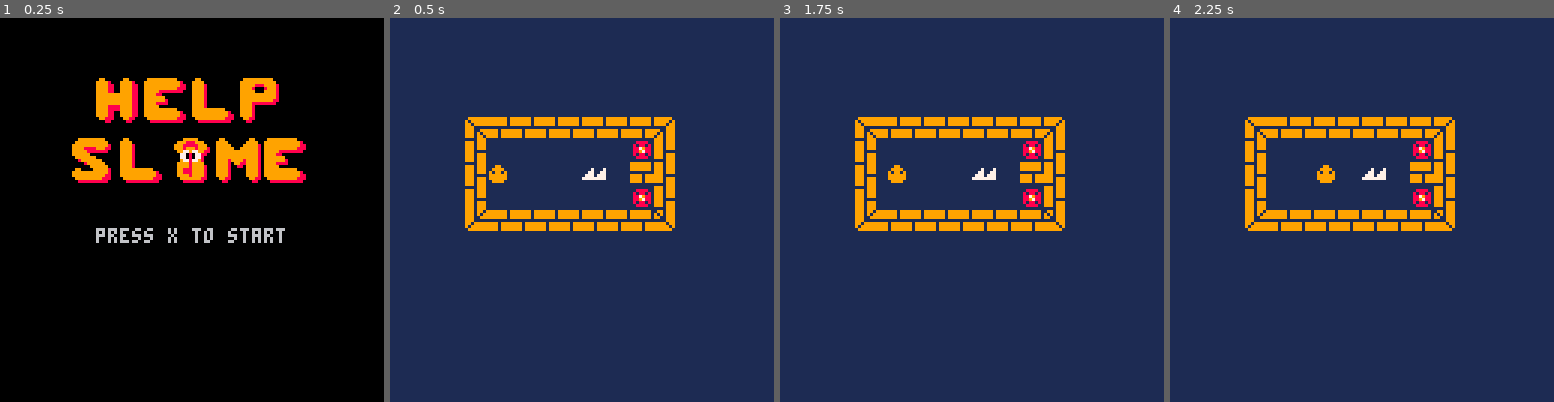
Above: before the commit, frames 1-4 (left to right).
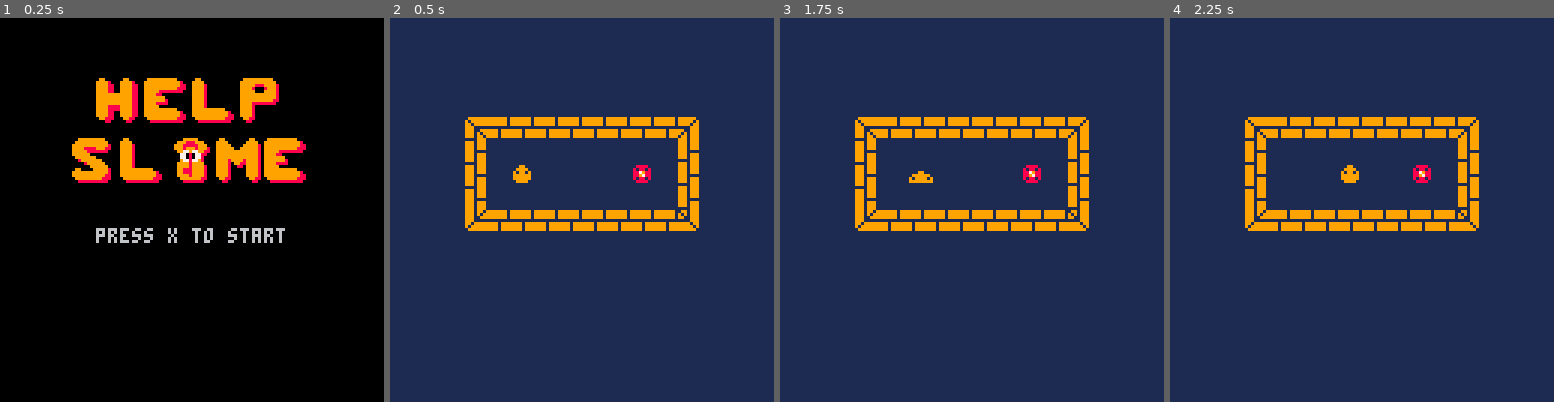
Above: after the commit, the same moments.

Repository: GameJams-fiwon123/GBJam8
Game: PICO-8 cartridge gbjam8.p8
Same seed, same stepped clock (60 frames per second), same inputs: the game is played once before the commit and once after it.
Inputs:
- Up to frame 1 (0.25 s): no input
- Up to frame 2 (0.5 s): tap X (X key) at 0.33 s
- Up to frame 3 (1.75 s): tap X (X key) at 1.07 s; hold Right from 1.6 s (still down)
- Up to frame 4 (2.25 s): tap X (X key) at 1.85 s; release Right at 2.1 s; hold Up from 2.15 s (still down)

Frame 1 is identical in both runs. In frame 2, 3.3% of the frame differs, in the area x 25-81%, y 25-56%; in frame 3, 3.2%; in frame 4, 3.3%.

Commit message:
sfx walk

Diff:
--- a/gbjam8.p8
+++ b/gbjam8.p8
@@ -4,6 +4,19 @@
 -- start
 game = {}
 
+flags = {
+	collision=0,
+	portal=7
+}
+
+sfxs = {
+ spike = 0,
+ walk  = 1,
+ catch = 2,
+ open_door = 3,
+ button = 4
+}
+
 function _init()
 	show_menu()
 end
@@ -15,15 +28,6 @@
 function _draw()
 	game.draw()
 end
- --[[ sfx
- 00 espinho
- 01 andar (rastejar)
- 02 pegar
- 03 abrir portas
- 04 botao
-]]
-
-
 -->8
 -- main menu
 function show_menu()
@@ -58,7 +62,7 @@
 	game.update = update_level
 	game.draw = draw_level
 
-	add(slimes,new_player(4*8,6*8))
+	add(slimes,new_player(5*8,6*8))
 end
 
 function input_walk()
@@ -79,8 +83,18 @@
 	end
 
 	if input.x != 0 or input.y != 0 then
+
+			local flag_walk
 			for slime in all(slimes) do
-				walk(slime)
+				if not flag_walk then
+					flag_walk = walk(slime)
+				else
+				 walk(slime)
+				end
+			end
+
+			if flag_walk then
+				sfx(sfxs.walk)
 			end
 
 			game.update = update_walk
@@ -106,7 +120,13 @@
 			can_walk = false
 		end
 
-		--anim(slime)
+		anim(slime)
+	end
+
+	for slime in all(slimes) do
+		if can_walk and is_finish(slime.x,slime.y) then
+			next_level()
+		end
 	end
 
 	if can_walk then
@@ -115,6 +135,14 @@
 
 end
 
+function is_finish(x,y)
+		local tile=mget(x/8, y/8)
+	return fget(tile, flags.portal)
+end
+
+function next_level()
+ anim_level(2)
+end
 
 function draw_level()
 	cls()
@@ -126,7 +154,8 @@
 
 function anim_level(level)
  cls()
-	print_centered("level "+level, 0, 0)
+ camera(128,0)
+	print_centered("level "..level, 0, 0)
 end
 -->8
 -- credits
@@ -158,17 +187,20 @@
 	if not is_block(next_x, next_y) then
 		player.next_x = next_x
 		player.next_y = next_y
-	end
-
+
+		return true
+	end
+
+	return false
 end
 
 function is_block(x, y)
 	local tile=mget(x/8, y/8)
-	return fget(tile, 0)
+	return fget(tile, flags.collision)
 end
 
 function anim(player)
-	player.spt+=0.25
+	player.spt+=0.5
 	if player.spt > 4 then
 	 player.spt=1
 	end
@@ -240,45 +272,45 @@
 11111111111111111111111111111111111111111111111111111111111111111111111111111111000000000000000000000000000000000000000000000000
 41414141414141414141414141414141414141414141414141414141414141414141414141414141414141414141414141414141414141414141410000000000
 __gff__
-0000000000000000000000000000000000000000000101010100000000000000000000000001010101000000000000000000000000000000000000000000000000000000000000000000000000000000000000000000000000000000000000000000000000000000000000000000000000000000000000000000000000000000
+0000000000000000000000000000000000808000000101010100000000000000000000000001010101000000000000000000000000000000000000000000000000000000000000000000000000000000000000000000000000000000000000000000000000000000000000000000000000000000000000000000000000000000
 0000000000000000000000000000000000000000000000000000000000000000000000000000000000000000000000000000000000000000000000000000000000000000000000000000000000000000000000000000000000000000000000000000000000000000000000000000000000000000000000000000000000000000
 __map__
 1414141414141414141414141414141414141414141414141414141414141414141414141414141414141414141414141414141414141414141414000000000000000000000000000000000000000000000000000000000000000000000000000000000000000000000000000000000000000000000000000000000000000000
 1414141414141414141414141414141414141414141414141414141414141414141414141414141414141414141414141414141414141414141414000000000000000000000000000000000000000000000000000000000000000000000000000000000000000000000000000000000000000000000000000000000000000000
 1414141414141414141414141414141414141414141414141414141414141414141414141414141414141414141414141414141414141414141414000000000000000000000000000000000000000000000000000000000000000000000000000000000000000000000000000000000000000000000000000000000000000000
 1414141414141414141414141414141414141414141414141414141414141414141414141414141414141414141414141414141414141414141414000000000000000000000000000000000000000000000000000000000000000000000000000000000000000000000000000000000000000000000000000000000000000000
-1414141715151515151515181414141414141414141414141414141414141414141414141414141414141414141414141414141414141414141414000000000000000000000000000000000000000000000000000000000000000000000000000000000000000000000000000000000000000000000000000000000000000000
-1414141614141414141411261414141414141414141414141414141414141414141414141414141414141414141414141414141414141414141414000000000000000000000000000000000000000000000000000000000000000000000000000000000000000000000000000000000000000000000000000000000000000000
-1414141614141414131425261414141414141414141414141414141414141414141414141414141414141414141414141414141414141414141414000000000000000000000000000000000000000000000000000000000000000000000000000000000000000000000000000000000000000000000000000000000000000000
-1414141614141414141411261414141414141414141414141414141414141414141414141414141414141414141414141414141414141414141414000000000000000000000000000000000000000000000000000000000000000000000000000000000000000000000000000000000000000000000000000000000000000000
-1414142725252525252525281414141414141414141414141414141414141414141414141414141414141414141414141414141414141414141414000000000000000000000000000000000000000000000000000000000000000000000000000000000000000000000000000000000000000000000000000000000000000000
-1414141414141414141414141414141414141414141414141414141414141414141414141414141414141414141414141414141414141414141414000000000000000000000000000000000000000000000000000000000000000000000000000000000000000000000000000000000000000000000000000000000000000000
-1414141414141414141414141414141414141414141414141414141414141414141414141414141414141414141414141414141414141414141414000000000000000000000000000000000000000000000000000000000000000000000000000000000000000000000000000000000000000000000000000000000000000000
-1414141414141414141414141414141414141414141414141414141414141414141414141414141414141414141414141414141414141414141414000000000000000000000000000000000000000000000000000000000000000000000000000000000000000000000000000000000000000000000000000000000000000000
-1414141414141414141414141414141414141414141414141414141414141414141414141414141414141414141414141414141414141414141414000000000000000000000000000000000000000000000000000000000000000000000000000000000000000000000000000000000000000000000000000000000000000000
-1414141414141414141414141414141414141414141414141414141414141414141414141414141414141414141414141414141414141414141414000000000000000000000000000000000000000000000000000000000000000000000000000000000000000000000000000000000000000000000000000000000000000000
-1414141414141414141414141414141414141414141414141414141414141414141414141414141414141414141414141414141414141414141414000000000000000000000000000000000000000000000000000000000000000000000000000000000000000000000000000000000000000000000000000000000000000000
-1414141414141414141414141414141414141414141414141414141414141414141414141414141414141414141414141414141414141414141414000000000000000000000000000000000000000000000000000000000000000000000000000000000000000000000000000000000000000000000000000000000000000000
-1414141414141414141414141414141414141414141414141414141414141414141414141414141414141414141414141414141414141414141414000000000000000000000000000000000000000000000000000000000000000000000000000000000000000000000000000000000000000000000000000000000000000000
-1414141414141414141414141414141414141414141414141414141414141414141414141414141414141414141414141414141414141414141414000000000000000000000000000000000000000000000000000000000000000000000000000000000000000000000000000000000000000000000000000000000000000000
-1414141414141414141414141414141414141414141414141414141414141414141414141414141414141414141414141414141414141414141414000000000000000000000000000000000000000000000000000000000000000000000000000000000000000000000000000000000000000000000000000000000000000000
-1414141414141414141414141414141414141414141414141414141414141414141414141414141414141414141414141414141414141414141414000000000000000000000000000000000000000000000000000000000000000000000000000000000000000000000000000000000000000000000000000000000000000000
-1414141414141414141414141414141414141414141414141414141414141414141414141414141414141414141414141414141414141414141414000000000000000000000000000000000000000000000000000000000000000000000000000000000000000000000000000000000000000000000000000000000000000000
-1414141414141414141414141414141414141414141414141414141414141414141414141414141414141414141414141414141414141414141414000000000000000000000000000000000000000000000000000000000000000000000000000000000000000000000000000000000000000000000000000000000000000000
-1414141414141414141414141414141414141414141414141414141414141414141414141414141414141414141414141414141414141414141414000000000000000000000000000000000000000000000000000000000000000000000000000000000000000000000000000000000000000000000000000000000000000000
-1414141414141414141414141414141414141414141414141414141414141414141414141414141414141414141414141414141414141414141414000000000000000000000000000000000000000000000000000000000000000000000000000000000000000000000000000000000000000000000000000000000000000000
-1414141414141414141414141414141414141414141414141414141414141414141414141414141414141414141414141414141414141414141414000000000000000000000000000000000000000000000000000000000000000000000000000000000000000000000000000000000000000000000000000000000000000000
-1414141414141414141414141414141414141414141414141414141414141414141414141414141414141414141414141414141414141414141414000000000000000000000000000000000000000000000000000000000000000000000000000000000000000000000000000000000000000000000000000000000000000000
-1414141414141414141414141414141414141414141414141414141414141414141414141414141414141414141414141414141414141414141414000000000000000000000000000000000000000000000000000000000000000000000000000000000000000000000000000000000000000000000000000000000000000000
-1414141414141414141414141414141414141414141414141414141414141414141414141414141414141414141414141414141414141414141414000000000000000000000000000000000000000000000000000000000000000000000000000000000000000000000000000000000000000000000000000000000000000000
-1414141414141414141414141414141414141414141414141414141414141414141414141414141414141414141414141414141414141414141414000000000000000000000000000000000000000000000000000000000000000000000000000000000000000000000000000000000000000000000000000000000000000000
-1414141414141414141414141414141414141414141414141414141414141414141414141414141414141414141414141414141414141414141414000000000000000000000000000000000000000000000000000000000000000000000000000000000000000000000000000000000000000000000000000000000000000000
-1414141414141414141414141414141414141414141414141414141414141414141414141414141414141414141414141414141414141414141414000000000000000000000000000000000000000000000000000000000000000000000000000000000000000000000000000000000000000000000000000000000000000000
-1414141414141414141414141414141414141414141414141414141414141414141414141414141414141414141414141414141414141414141414000000000000000000000000000000000000000000000000000000000000000000000000000000000000000000000000000000000000000000000000000000000000000000
-…(7 lines of a section not shown)…
+1414141715151515151515151814141414141414171515151515151814141414141414141414141414141414141414141414141414141414141414000000000000000000000000000000000000000000000000000000000000000000000000000000000000000000000000000000000000000000000000000000000000000000
+1414141614141414141414142614141414141414161414141414112614141414141414141414141414141414141414141414141414141414141414000000000000000000000000000000000000000000000000000000000000000000000000000000000000000000000000000000000000000000000000000000000000000000
+1414141614141414141411142614141414141414161414141314252614141414141414141414141414141414141414141414141414141414141414000000000000000000000000000000000000000000000000000000000000000000000000000000000000000000000000000000000000000000000000000000000000000000
+1414141614141414141414142614141414141414161414141414112614141414141414141414141414141414141414141414141414141414141414000000000000000000000000000000000000000000000000000000000000000000000000000000000000000000000000000000000000000000000000000000000000000000
+1414142725252525252525252814141414141414272525252525252814141414141414141414141414141414141414141414141414141414141414000000000000000000000000000000000000000000000000000000000000000000000000000000000000000000000000000000000000000000000000000000000000000000
+1414141414141414141414141414141414141414141414141414141414141414141414141414141414141414141414141414141414141414141414000000000000000000000000000000000000000000000000000000000000000000000000000000000000000000000000000000000000000000000000000000000000000000
+1414141414141414141414141414141414141414141414141414141414141414141414141414141414141414141414141414141414141414141414000000000000000000000000000000000000000000000000000000000000000000000000000000000000000000000000000000000000000000000000000000000000000000
+1414141414141414141414141414141414141414141414141414141414141414141414141414141414141414141414141414141414141414141414000000000000000000000000000000000000000000000000000000000000000000000000000000000000000000000000000000000000000000000000000000000000000000
+1414141414141414141414141414141414141414141414141414141414141414141414141414141414141414141414141414141414141414141414000000000000000000000000000000000000000000000000000000000000000000000000000000000000000000000000000000000000000000000000000000000000000000
+1414141414141414141414141414141414141414141414141414141414141414141414141414141414141414141414141414141414141414141414000000000000000000000000000000000000000000000000000000000000000000000000000000000000000000000000000000000000000000000000000000000000000000
+1414141414141414141414141414141414141414141414141414141414141414141414141414141414141414141414141414141414141414141414000000000000000000000000000000000000000000000000000000000000000000000000000000000000000000000000000000000000000000000000000000000000000000
+1414141414141414141414141414141414141414141414141414141414141414141414141414141414141414141414141414141414141414141414000000000000000000000000000000000000000000000000000000000000000000000000000000000000000000000000000000000000000000000000000000000000000000
+1414141414141414141414141414141414141414141414141414141414141414141414141414141414141414141414141414141414141414141414000000000000000000000000000000000000000000000000000000000000000000000000000000000000000000000000000000000000000000000000000000000000000000
+1414141414141414141414141414141414141414141414141414141414141414141414141414141414141414141414141414141414141414141414000000000000000000000000000000000000000000000000000000000000000000000000000000000000000000000000000000000000000000000000000000000000000000
+1414141414141414141414141414141414141414141414141414141414141414141414141414141414141414141414141414141414141414141414000000000000000000000000000000000000000000000000000000000000000000000000000000000000000000000000000000000000000000000000000000000000000000
+1414141414141414141414141414141414141414141414141414141414141414141414141414141414141414141414141414141414141414141414000000000000000000000000000000000000000000000000000000000000000000000000000000000000000000000000000000000000000000000000000000000000000000
+1414141414141414141414141414141414141414141414141414141414141414141414141414141414141414141414141414141414141414141414000000000000000000000000000000000000000000000000000000000000000000000000000000000000000000000000000000000000000000000000000000000000000000
+1414141414141414141414141414141414141414141414141414141414141414141414141414141414141414141414141414141414141414141414000000000000000000000000000000000000000000000000000000000000000000000000000000000000000000000000000000000000000000000000000000000000000000
+1414141414141414141414141414141414141414141414141414141414141414141414141414141414141414141414141414141414141414141414000000000000000000000000000000000000000000000000000000000000000000000000000000000000000000000000000000000000000000000000000000000000000000
+1414141414141414141414141414141414141414141414141414141414141414141414141414141414141414141414141414141414141414141414000000000000000000000000000000000000000000000000000000000000000000000000000000000000000000000000000000000000000000000000000000000000000000
+1414141414141414141414141414141414141414141414141414141414141414141414141414141414141414141414141414141414141414141414000000000000000000000000000000000000000000000000000000000000000000000000000000000000000000000000000000000000000000000000000000000000000000
+1414141414141414141414141414141414141414141414141414141414141414141414141414141414141414141414141414141414141414141414000000000000000000000000000000000000000000000000000000000000000000000000000000000000000000000000000000000000000000000000000000000000000000
+1414141414141414141414141414141414141414141414141414141414141414141414141414141414141414141414141414141414141414141414000000000000000000000000000000000000000000000000000000000000000000000000000000000000000000000000000000000000000000000000000000000000000000
+1414141414141414141414141414141414141414141414141414141414141414141414141414141414141414141414141414141414141414141414000000000000000000000000000000000000000000000000000000000000000000000000000000000000000000000000000000000000000000000000000000000000000000
+1414141414141414141414141414141414141414141414141414141414141414141414141414141414141414141414141414141414141414141414000000000000000000000000000000000000000000000000000000000000000000000000000000000000000000000000000000000000000000000000000000000000000000
+1414141414141414141414141414141414141414141414141414141414141414141414141414141414141414141414141414141414141414141414000000000000000000000000000000000000000000000000000000000000000000000000000000000000000000000000000000000000000000000000000000000000000000
+1414141414141414141414141414141414141414141414141414141414141414141414141414141414141414141414141414141414141414141414000000000000000000000000000000000000000000000000000000000000000000000000000000000000000000000000000000000000000000000000000000000000000000
+1414141414141414141414141414141414141414141414141414141414141414141414141414141414141414141414141414141414141414141414000000000000000000000000000000000000000000000000000000000000000000000000000000000000000000000000000000000000000000000000000000000000000000
+…(7 lines of a section not shown)…
